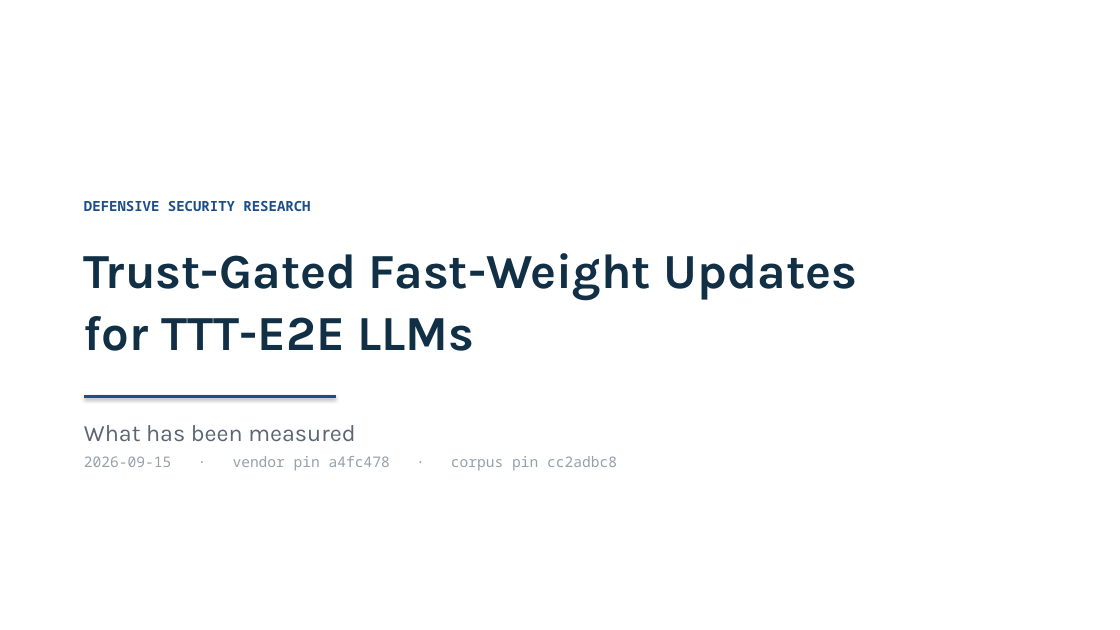
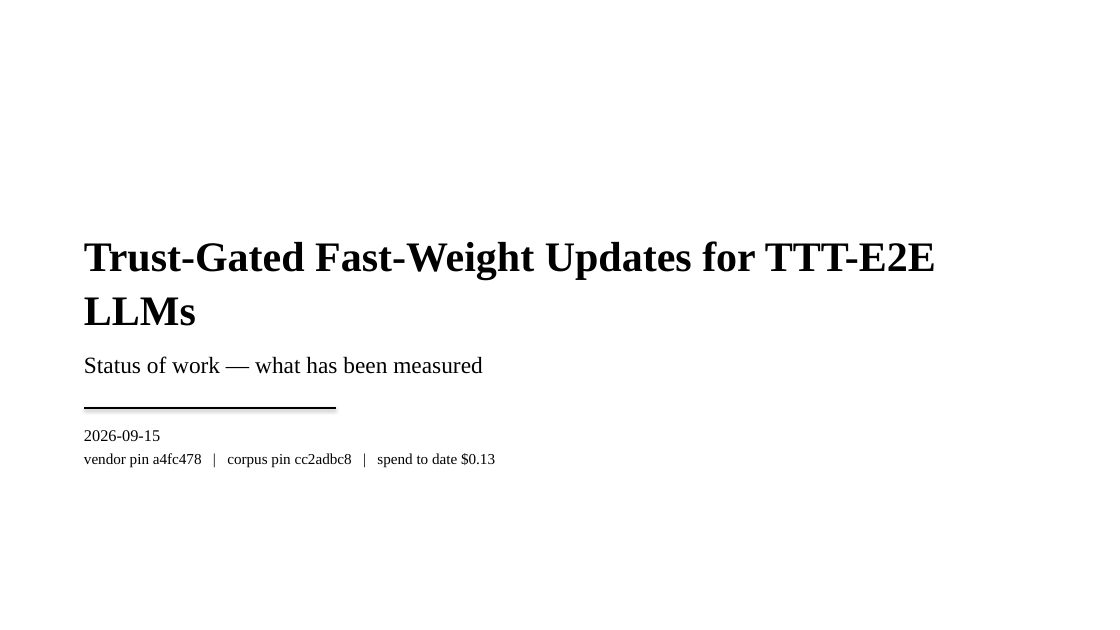
Before and after one commit to Deep-Learning-130/Trust-Gated-Fast-Weight-Updates-for-TTT-E2E-LLMs, a slide deck: slide 1 of docs/review/TrustGate_Results_2026-09-15.pptx. Drawn at 1120x630 pixels with LibreOffice and Linux fonts; fonts in the diff are those of the drawing. Boxes give left, top, right and bottom in pixels: in the first picture for what was removed or moved away, otherwise in the second. Text is boxed around its words. In the diff, an @@ line names an element or a change of style, - is before the commit and + after.

```diff
--- a/docs/review/TrustGate_Results_2026-09-15.pptx
+++ b/docs/review/TrustGate_Results_2026-09-15.pptx
@@ text removed at (x1=84, y1=201, x2=310, y2=211) @@
-DEFENSIVE SECURITY RESEARCH
@@ text "Trust-Gated Fast-Weight Updates for TTT-E2E ..." moved from (x1=84, y1=253, x2=858, y2=351) to (x1=84, y1=241, x2=936, y2=374) @@
@@ text at (x1=84, y1=241, x2=936, y2=326): size 42 to 36 pt, font Karla to Times New Roman, text colour #123045 to #000000 in "Trust-Gated Fast-Weight Updates for TTT-E2E LLMs"; more space between paragraphs @@
@@ text at (x1=84, y1=356, x2=482, y2=374): paragraph added @@
+Status of work — what has been measured
@@ line moved from (84, 397) - (336, 397) to (84, 408) - (336, 408) @@
@@ line (84, 408) - (336, 408): stroke #1D4E89 2 pt to #000000 1.25 pt @@
@@ text at (x1=84, y1=430, x2=495, y2=468): text changed; size 12.5 to 13 pt; font Noto Sans Mono to Times New Roman; text colour #96A1AB to #000000 @@
-What has been measured
-2026-09-15 · vendor pin a4fc478 · corpus pin cc2adbc8
+2026-09-15
+vendor pin a4fc478 | corpus pin cc2adbc8 | spend to date $0.13
```
Also in this commit, not shown: 7 other slides changed, 1 slide added, 1 slide removed, 1 other file.
